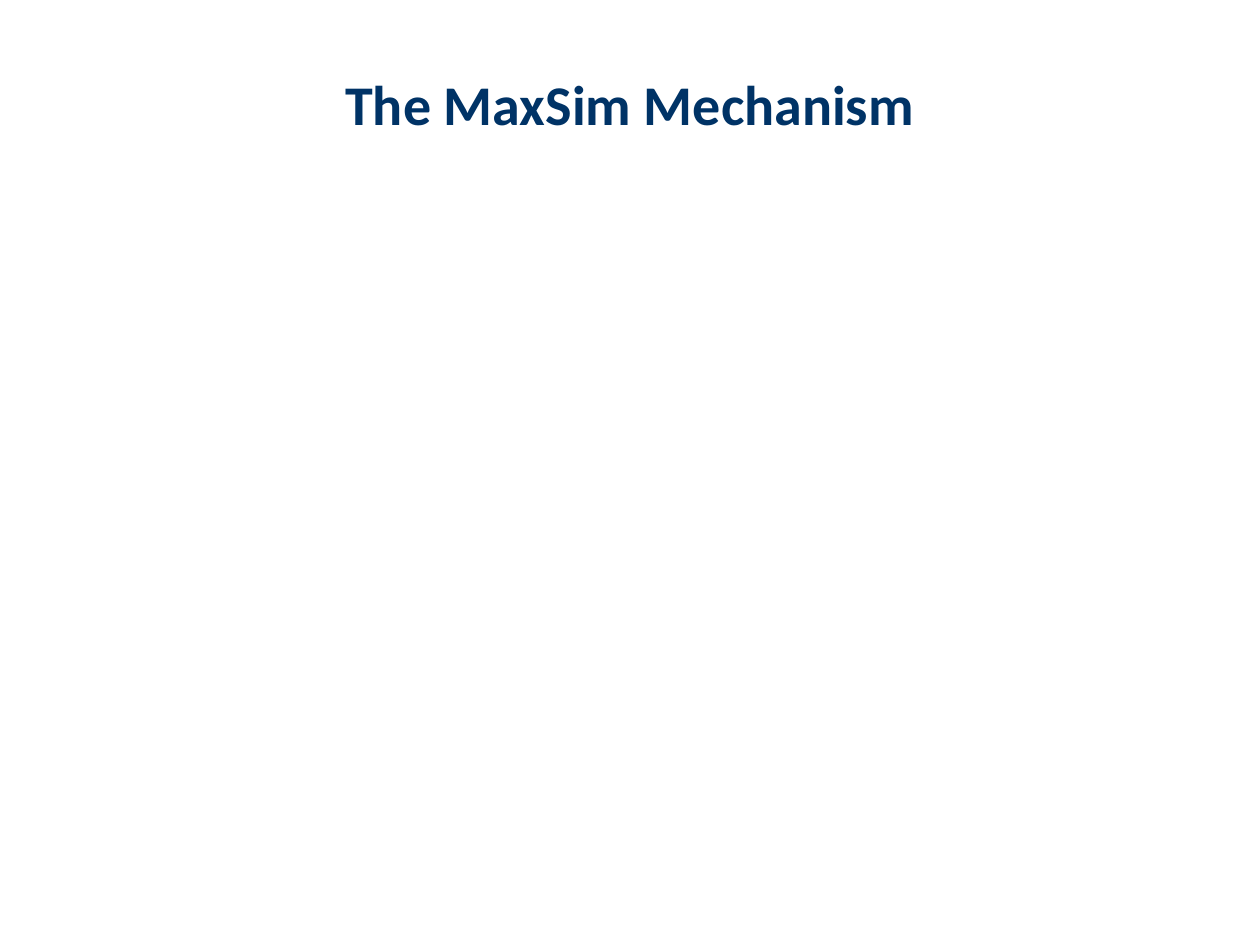
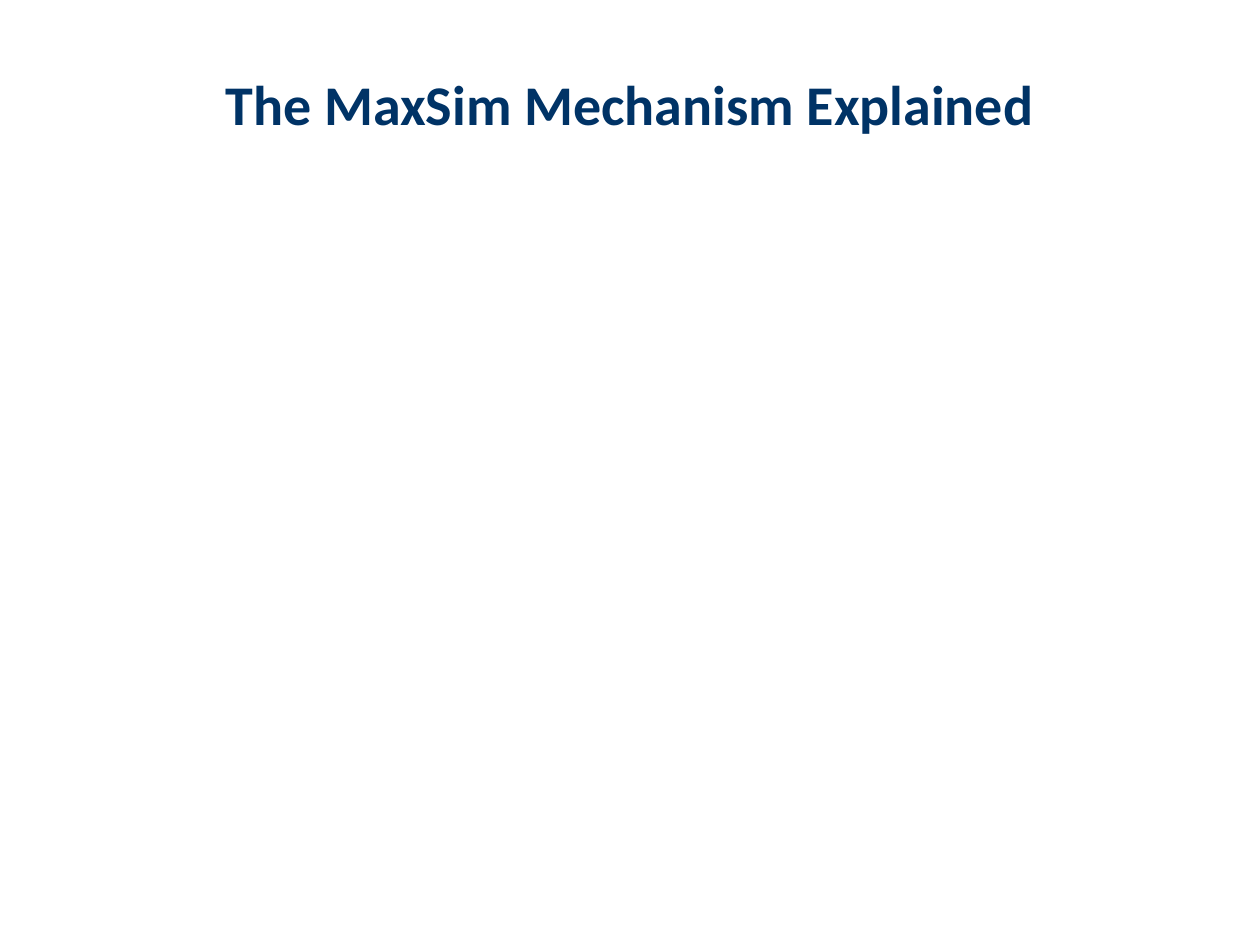
Before and after one commit to haadirakhangi/Edunexus, a slide deck: slide 16 of server-side/server/teacher/downloaded-presentations/Large Language Models/Colbert.pptx. Drawn at 1260x945 pixels with LibreOffice and Linux fonts; fonts in the diff are those of the drawing. Boxes give left, top, right and bottom in pixels: in the first picture for what was removed or moved away, otherwise in the second. Text is boxed around its words. In the diff, an @@ line names an element or a change of style, - is before the commit and + after.

```diff
--- a/server-side/server/teacher/downloaded-presentations/Large Language Models/Colbert.pptx
+++ b/server-side/server/teacher/downloaded-presentations/Large Language Models/Colbert.pptx
@@ text at (225,85,1033,134): text changed @@
-The MaxSim Mechanism
+The MaxSim Mechanism Explained
```
Also in this commit, not shown: 4 other slides changed, 2 slides removed, 1 other file.
